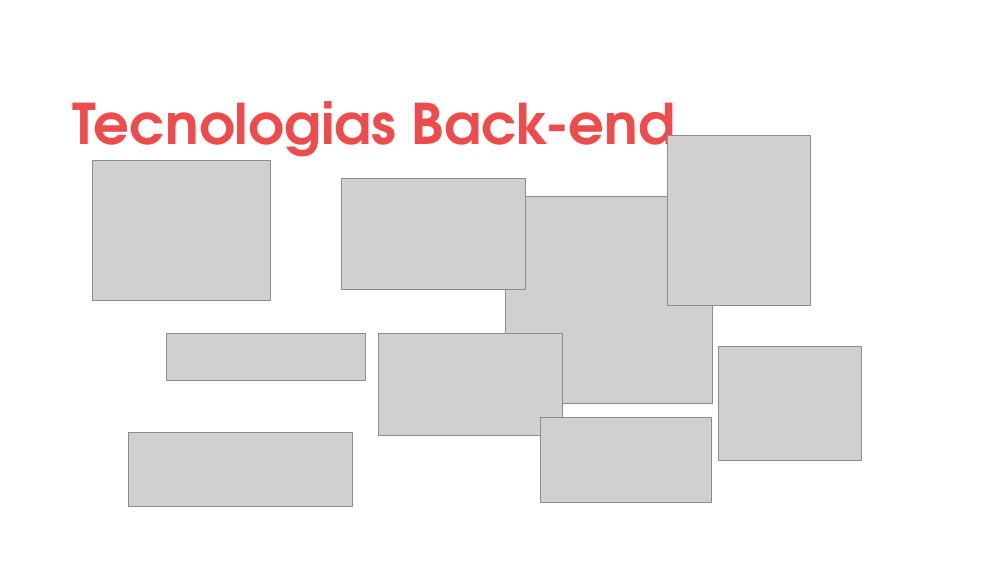
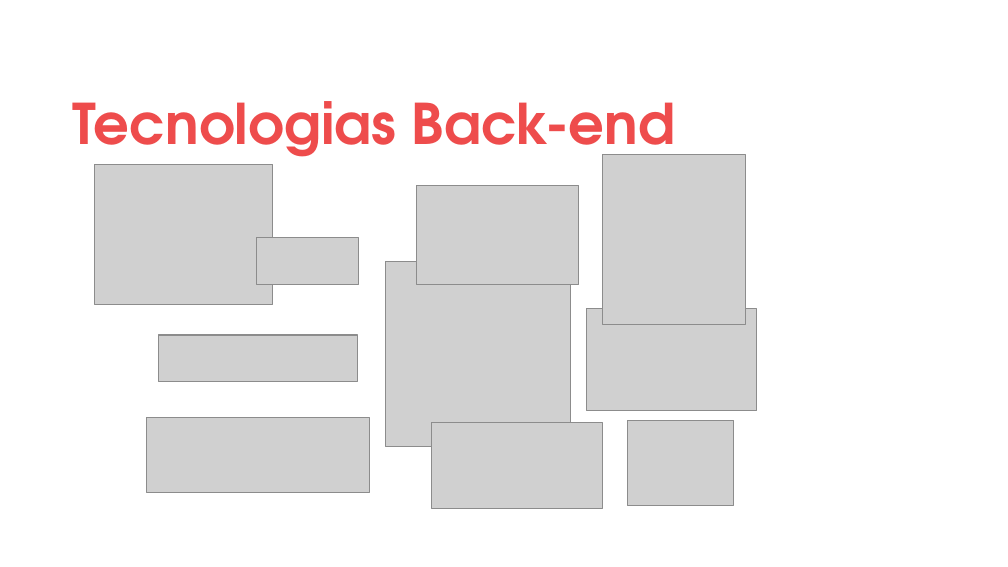
Before and after one commit to digitalinnovationone/trilha-java-basico, a slide deck: slide 6 of apresentacoes/Santander Dev Week.pptx. Drawn at 1008x567 pixels with LibreOffice and Linux fonts; fonts in the diff are those of the drawing; grey boxes stand for pictures; background and template pictures are left out. Boxes give left, top, right and bottom in pixels: in the first picture for what was removed or moved away, otherwise in the second. Text is boxed around its words. In the diff, an @@ line names an element or a change of style, - is before the commit and + after.

```diff
--- a/apresentacoes/Santander Dev Week.pptx
+++ b/apresentacoes/Santander Dev Week.pptx
@@ picture: place and size @@
-picture at [93,160,270,300]
+picture at [95,164,272,304]
@@ picture: place and size @@
-picture at [667,135,810,305]
+picture at [603,155,746,326]
@@ picture: place and size @@
-picture at [342,178,526,289]
+picture at [416,185,579,284]
@@ picture added at [257,238,359,284] @@
@@ picture: place and size @@
-picture at [505,197,712,403]
+picture at [385,261,571,447]
@@ picture: place and size @@
-picture at [378,334,562,435]
+picture at [587,309,757,411]
@@ picture: place and size @@
-picture at [166,334,365,380]
+picture at [158,335,357,381]
@@ picture: place and size @@
-picture at [129,432,353,507]
+picture at [146,417,370,492]
@@ picture: place and size @@
-picture at [540,417,711,503]
+picture at [431,423,602,509]
@@ picture: place and size @@
-picture at [718,347,861,462]
+picture at [627,420,734,506]
```
Also in this commit, not shown: 3 other slides changed.
